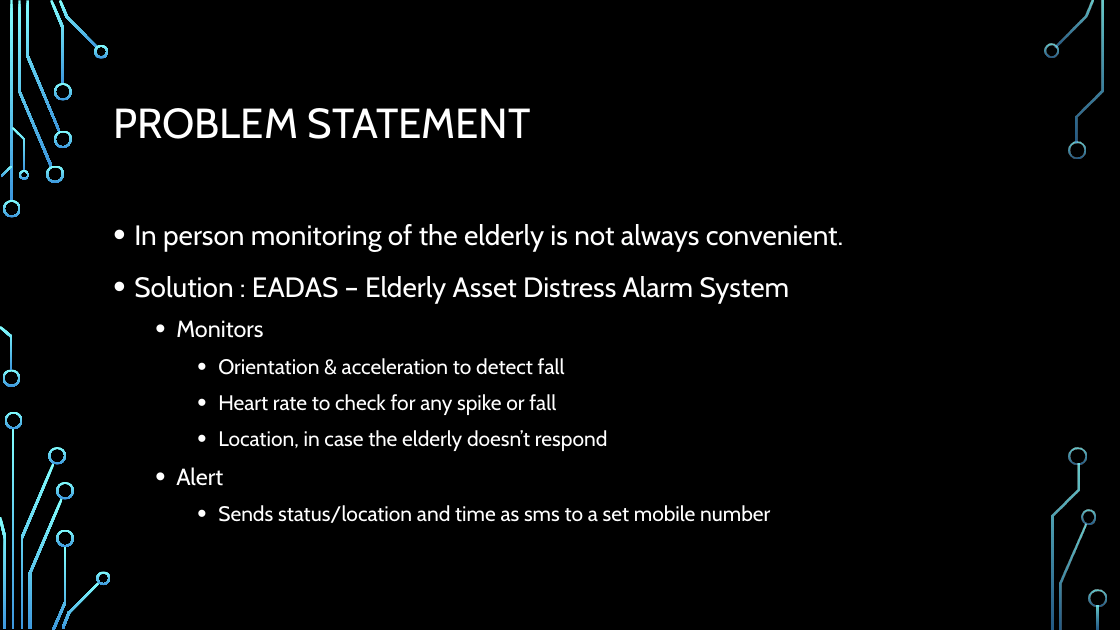
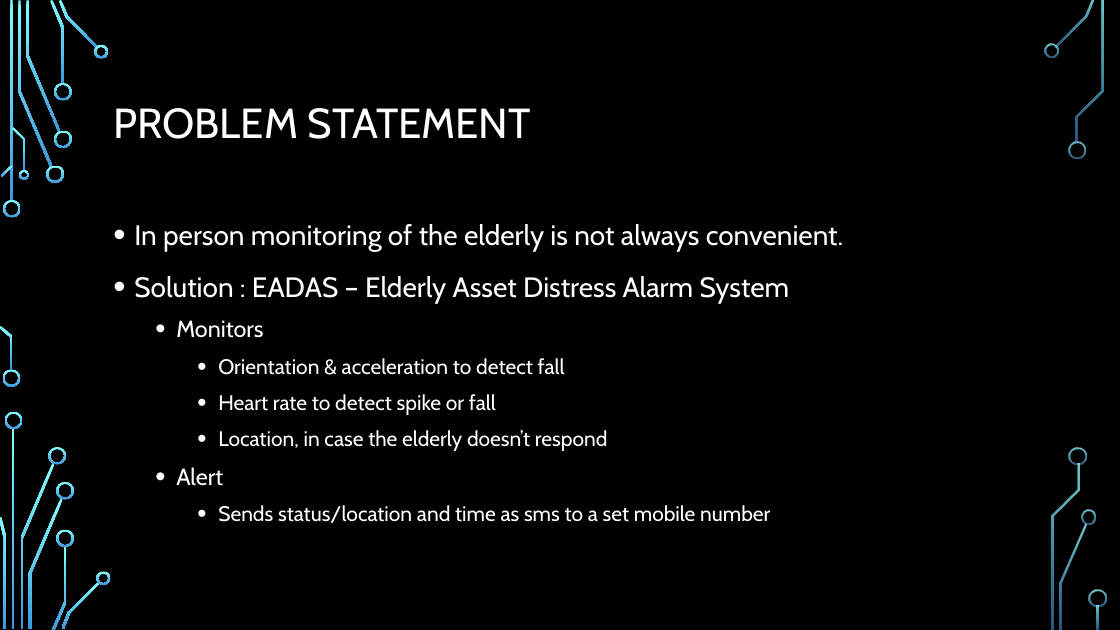
Before and after one commit to bkzshabbaz/EADAS, a slide deck: slide 2 of EADAS - 12-7.pptx. Drawn at 1120x630 pixels with LibreOffice and Linux fonts; fonts in the diff are those of the drawing; background and template pictures are left out. Boxes give left, top, right and bottom in pixels: in the first picture for what was removed or moved away, otherwise in the second. Text is boxed around its words. In the diff, an @@ line names an element or a change of style, - is before the commit and + after.

Commit message:
changes to ppt

```diff
--- a/EADAS - 12-7.pptx
+++ b/EADAS - 12-7.pptx
@@ text at bbox=[218, 394, 496, 415]: text changed @@
-    • Heart rate to check for any spike or fall
+    • Heart rate to detect spike or fall
```
Also in this commit, not shown: 3 other slides changed, 1 slide added, 1 other file.
